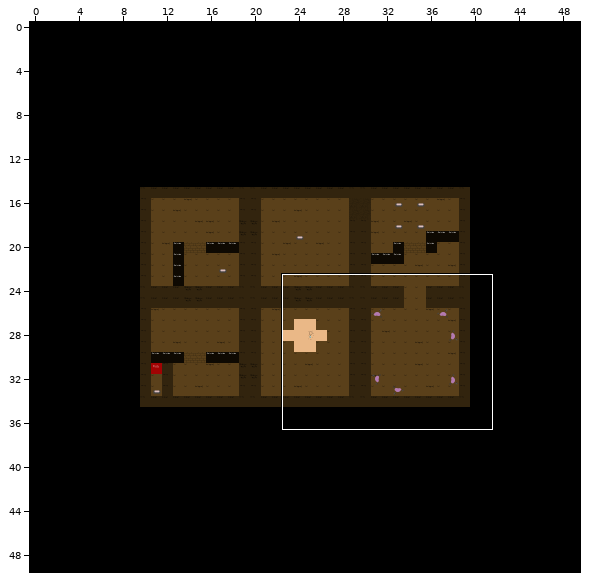
Tiled map -- zeldaTiled/Donjon/donjonCarteTiled.tmx. The picture above shows the old version from afar; the outline marks the close-up.
Close-up. Before the commit:
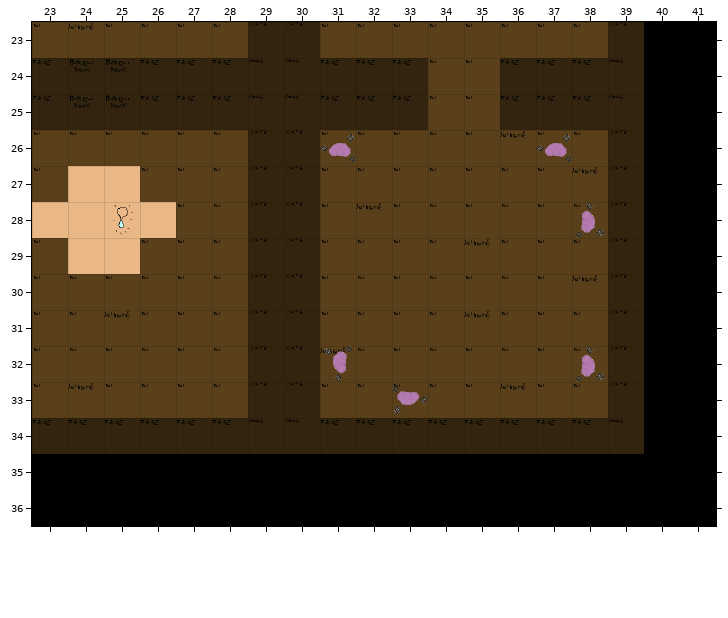
Cells are 64x64 px. Shown: x 23..41, y 23..36. The commit also changed other parts of the map, which this record leaves out.
The result:
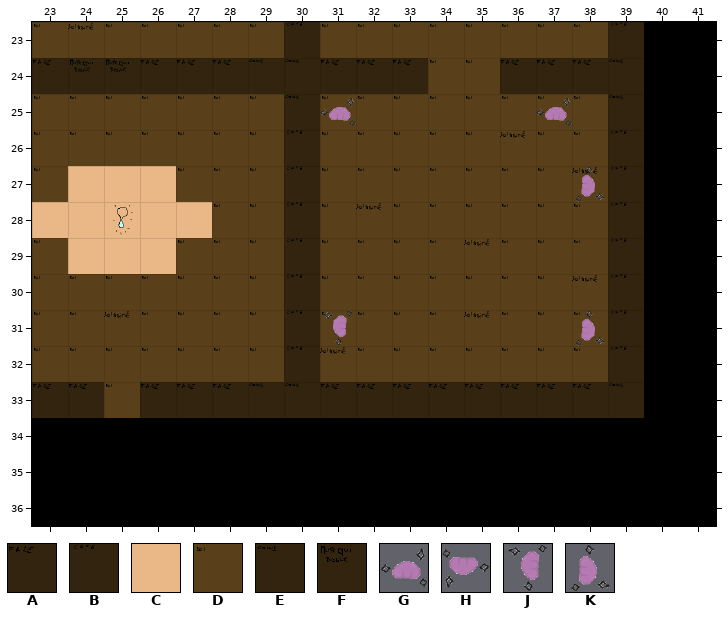
Key: from "tileset_donjon": A 0, B 1, C 3, D 14, E 15, F 30, G 32, H 32 turned 180, J 32 turned 270, K 32 turned 90.
_ is an empty cell.
Tiles replaced or removed in this view: A, B, D, E, F, G, H, J, K.
What changed:
Changed rows in their new state; . is an unchanged cell.
Layer "sol":
first column x 26:
25 .....DDD
27 C.......
28 .C......
29 C.......
first column x 23:
34 __............._
Layer "coffre":
first column x 31:
25 G.....G.
26 _....._.
27 .......K
28 ......._
31 J......K
32 _......_
33 .._.....
Layer "murQuiBouge1":
first column x 24:
25 __
Layer "murs":
first column x 23:
23 ......_..........
25 _..____.___..___.
26 ......_..........
27 ......_..........
28 ......_..........
29 ......_..........
30 ......_..........
31 ......_..........
32 ......_..........
33 AA.AAAEEAAAAAAAAE
34 _________________
Changed places in both close-ups, as pixel boxes (x1, y1, x2, y2):
removed: (248, 22, 284, 58)
changed: (32, 94, 644, 454)
